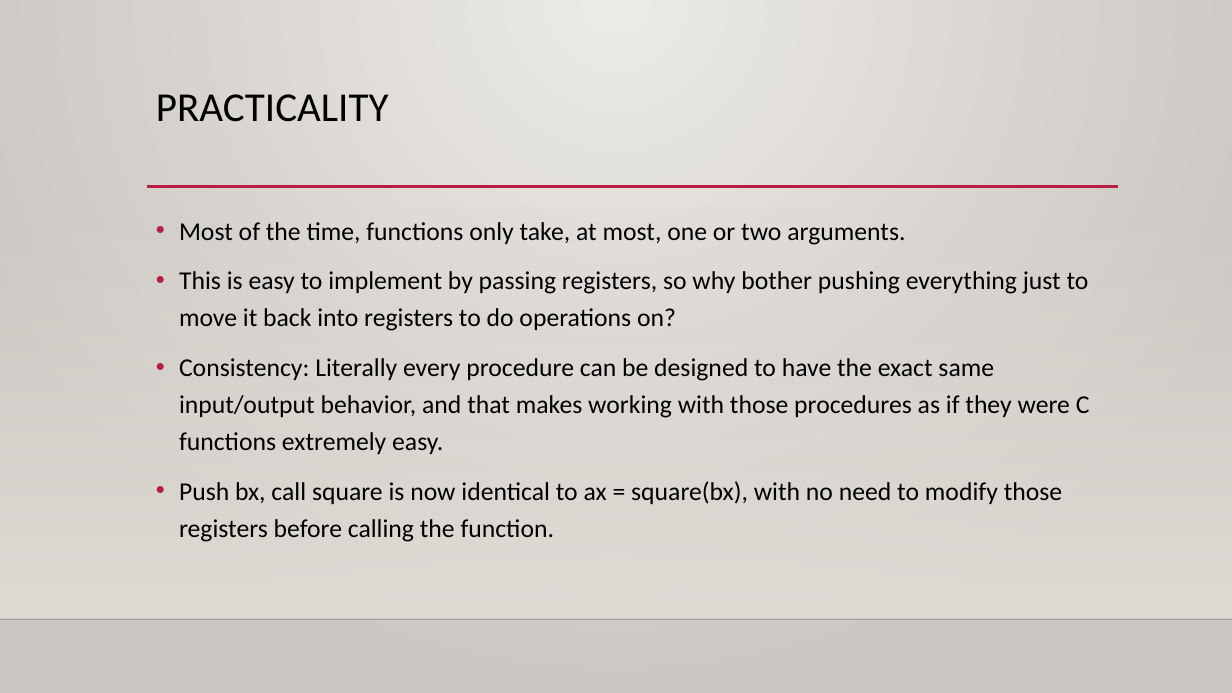
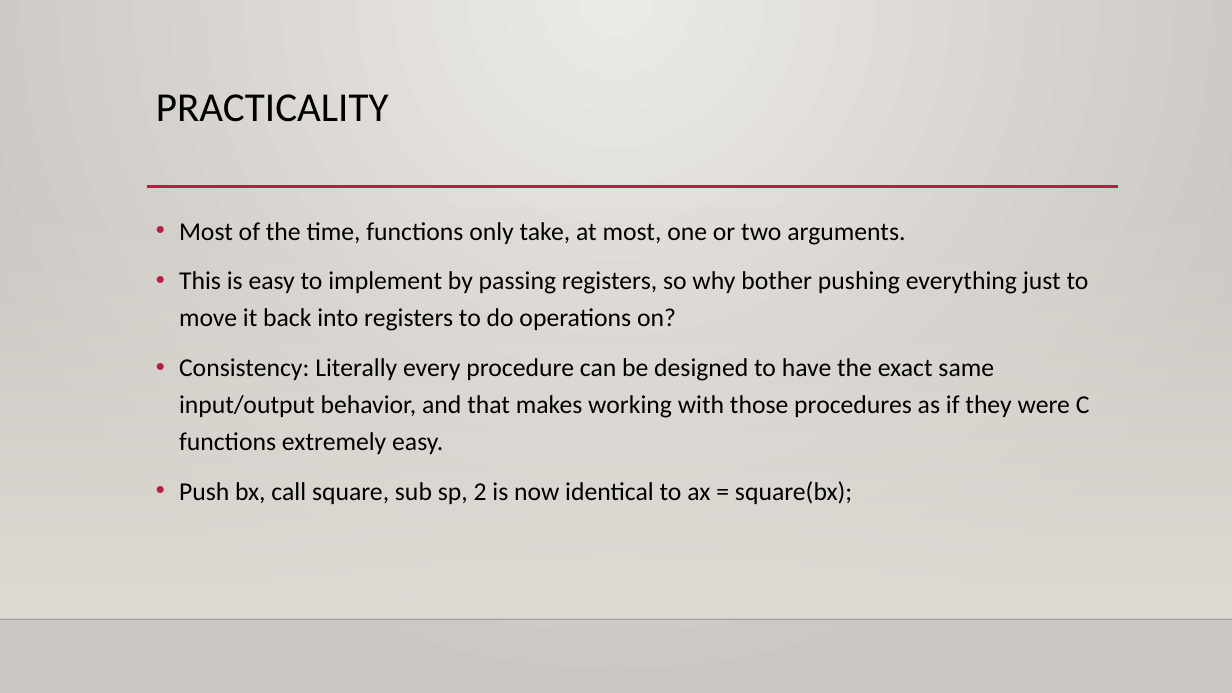
Before and after one commit to jarum3/Final, a slide deck: slide 8 of FinalPresentation.pptx (slide 6 before the commit). Drawn at 1232x693 pixels with LibreOffice and Linux fonts; fonts in the diff are those of the drawing; background and template pictures are left out. Boxes give left, top, right and bottom in pixels: in the first picture for what was removed or moved away, otherwise in the second. Text is boxed around its words. In the diff, an @@ line names an element or a change of style, - is before the commit and + after.

```diff
--- a/FinalPresentation.pptx
+++ b/FinalPresentation.pptx
@@ text at (x1=179, y1=481, x2=852, y2=504): text changed @@
-• Push bx, call square is now identical to ax = square(bx), with no need to modify those registers before calling the function.
+• Push bx, call square, sub sp, 2 is now identical to ax = square(bx);
```
Also in this commit, not shown: 3 other slides changed, 3 slides added.
